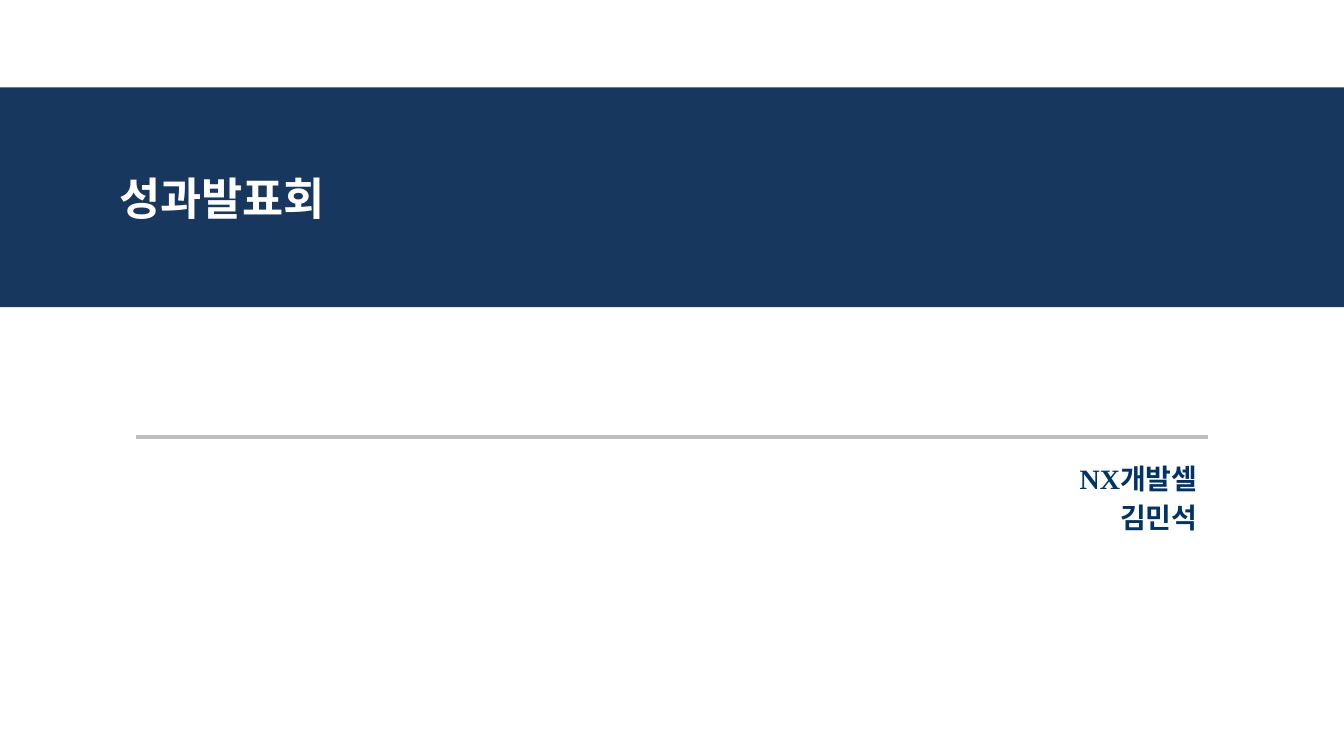
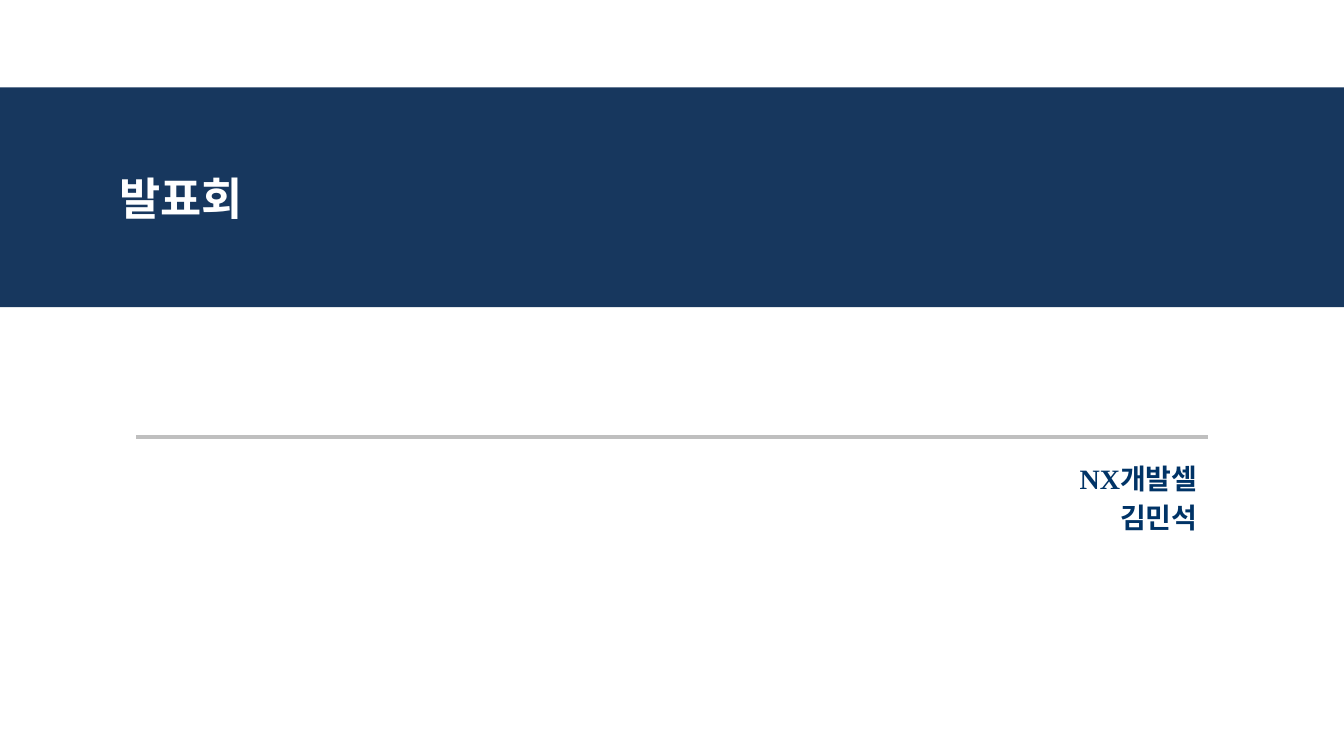
Before and after one commit to kms0523/Study, a slide deck: slide 1 of 발표자료/성과발표(중간).pptx. Drawn at 1344x756 pixels with LibreOffice and Linux fonts; fonts in the diff are those of the drawing. Boxes give left, top, right and bottom in pixels: in the first picture for what was removed or moved away, otherwise in the second. Text is boxed around its words. In the diff, an @@ line names an element or a change of style, - is before the commit and + after.

```diff
--- a/발표자료/성과발표(중간).pptx
+++ b/발표자료/성과발표(중간).pptx
@@ title at (x1=119, y1=177, x2=243, y2=219): text changed @@
-성과발표회
+발표회
```
Also in this commit, not shown: 2 other slides changed, 1 slide removed, 3 other files.
